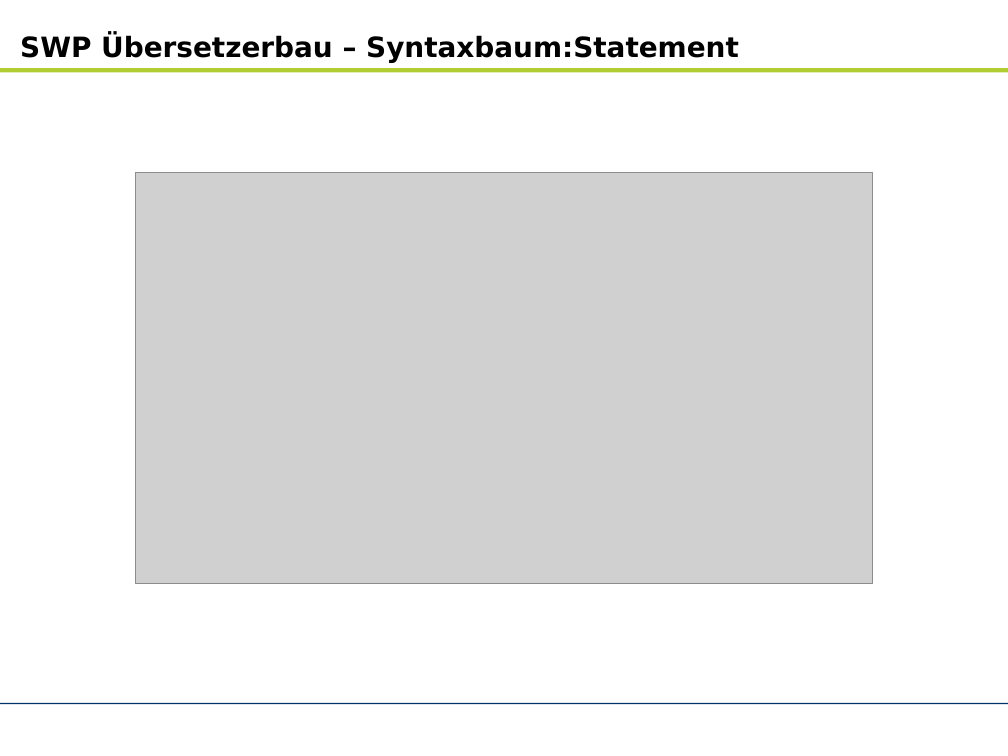
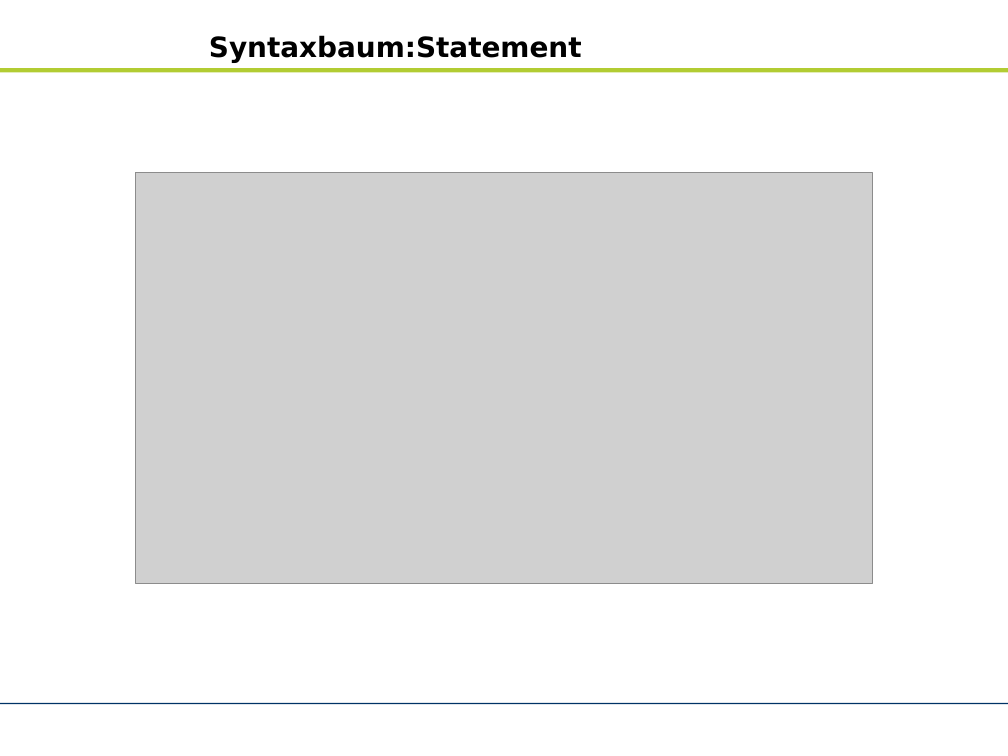
Before and after one commit to zhongxinhua/sose10-swp-uebersetzerbau, a slide deck: slide 11 of trunk/dokumentation/AR_SWP Uebersetzerbau (SS10)_v2.pptx. Drawn at 1008x756 pixels with LibreOffice and Linux fonts; fonts in the diff are those of the drawing; grey boxes stand for pictures; background and template pictures are left out. Boxes give left, top, right and bottom in pixels: in the first picture for what was removed or moved away, otherwise in the second. Text is boxed around its words. In the diff, an @@ line names an element or a change of style, - is before the commit and + after.

```diff
--- a/trunk/dokumentation/AR_SWP Uebersetzerbau (SS10)_v2.pptx
+++ b/trunk/dokumentation/AR_SWP Uebersetzerbau (SS10)_v2.pptx
@@ title at (209,35,582,62): text changed @@
-SWP Übersetzerbau – Syntaxbaum:Statement
+Syntaxbaum:Statement
```
Also in this commit, not shown: 5 other slides changed, 6 slides added, 2 slides removed.
